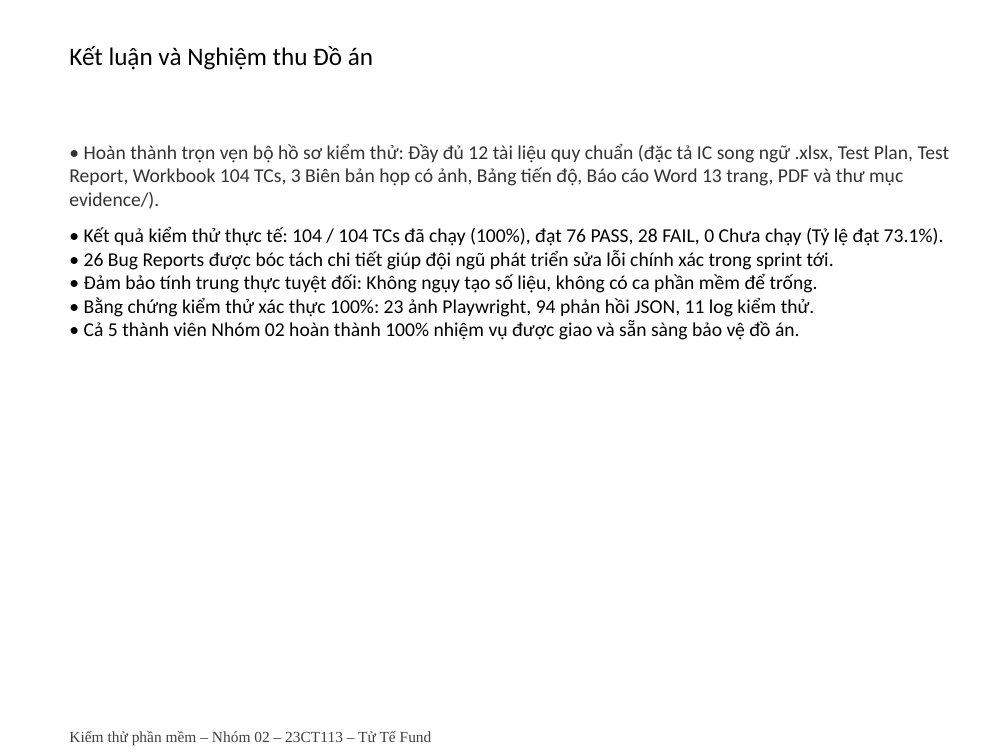
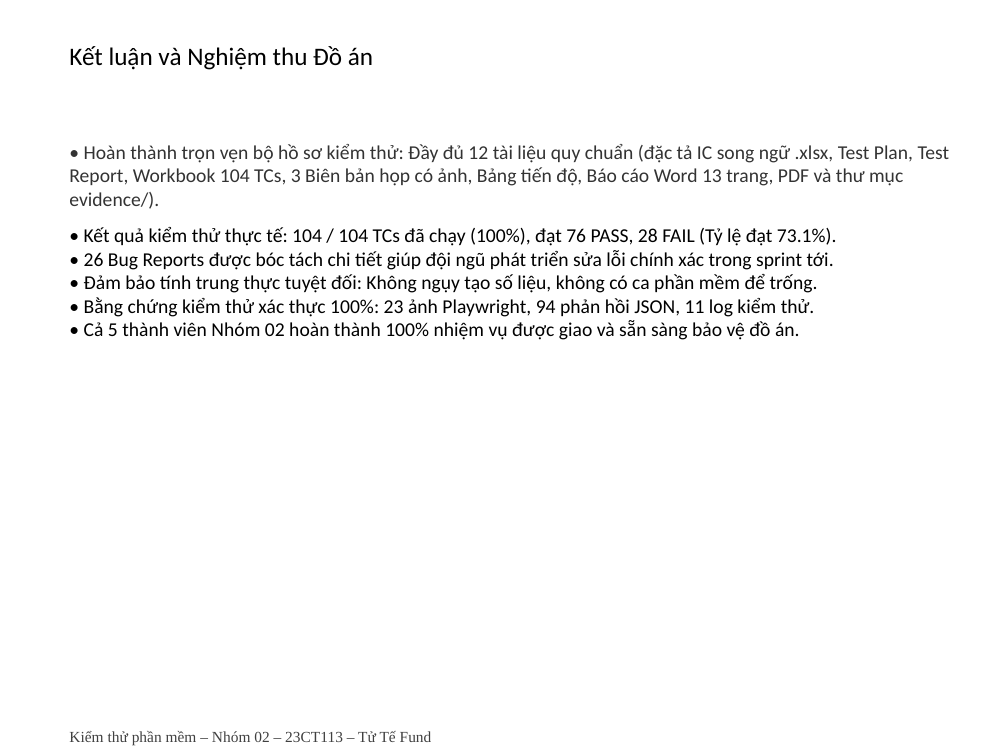
Before and after one commit to Escanor292/test, a slide deck: slide 11 of 23CT113_Nhom02_NenTangCrowdfunding(TuTeFund)/Word+ppt Báo Cáo/Ppt Báo cáo Nhóm 2 - 23CT113.pptx. Drawn at 1008x756 pixels with LibreOffice and Linux fonts; fonts in the diff are those of the drawing. Boxes give left, top, right and bottom in pixels: in the first picture for what was removed or moved away, otherwise in the second. Text is boxed around its words. In the diff, an @@ line names an element or a change of style, - is before the commit and + after.

Commit message:
Bỏ cột và câu chưa chạy khỏi hồ sơ kiểm thử.
Test Report còn 76 PASS và 28 FAIL trên 104 ca.

```diff
--- a/23CT113_Nhom02_NenTangCrowdfunding(TuTeFund)/Word+ppt Báo Cáo/Ppt Báo cáo Nhóm 2 - 23CT113.pptx
+++ b/23CT113_Nhom02_NenTangCrowdfunding(TuTeFund)/Word+ppt Báo Cáo/Ppt Báo cáo Nhóm 2 - 23CT113.pptx
@@ text at (84, 227, 837, 246): text changed @@
-• Kết quả kiểm thử thực tế: 104 / 104 TCs đã chạy (100%), đạt 76 PASS, 28 FAIL, 0 Chưa chạy (Tỷ lệ đạt 73.1%).
+• Kết quả kiểm thử thực tế: 104 / 104 TCs đã chạy (100%), đạt 76 PASS, 28 FAIL (Tỷ lệ đạt 73.1%).
```
Also in this commit, not shown: 3 other slides changed, 5 other files.
